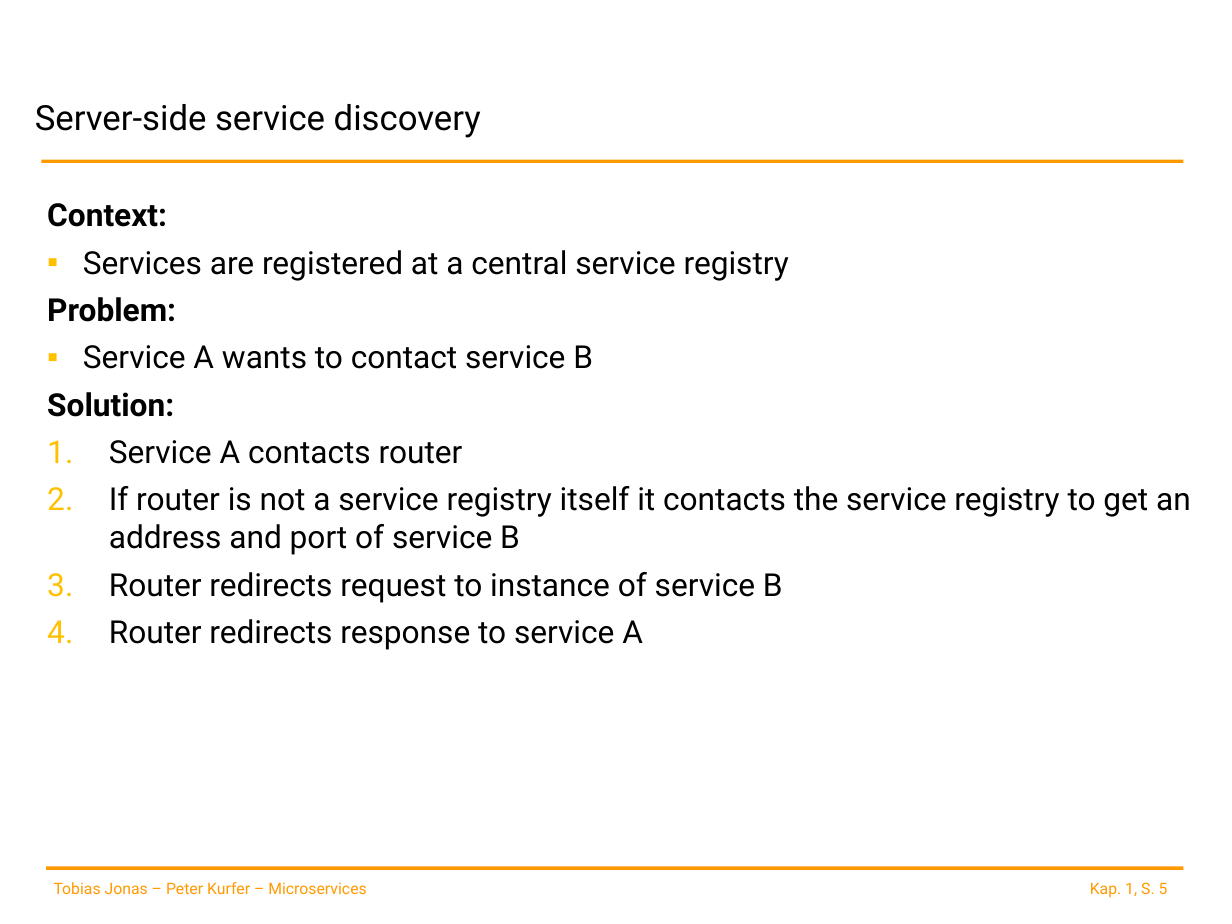
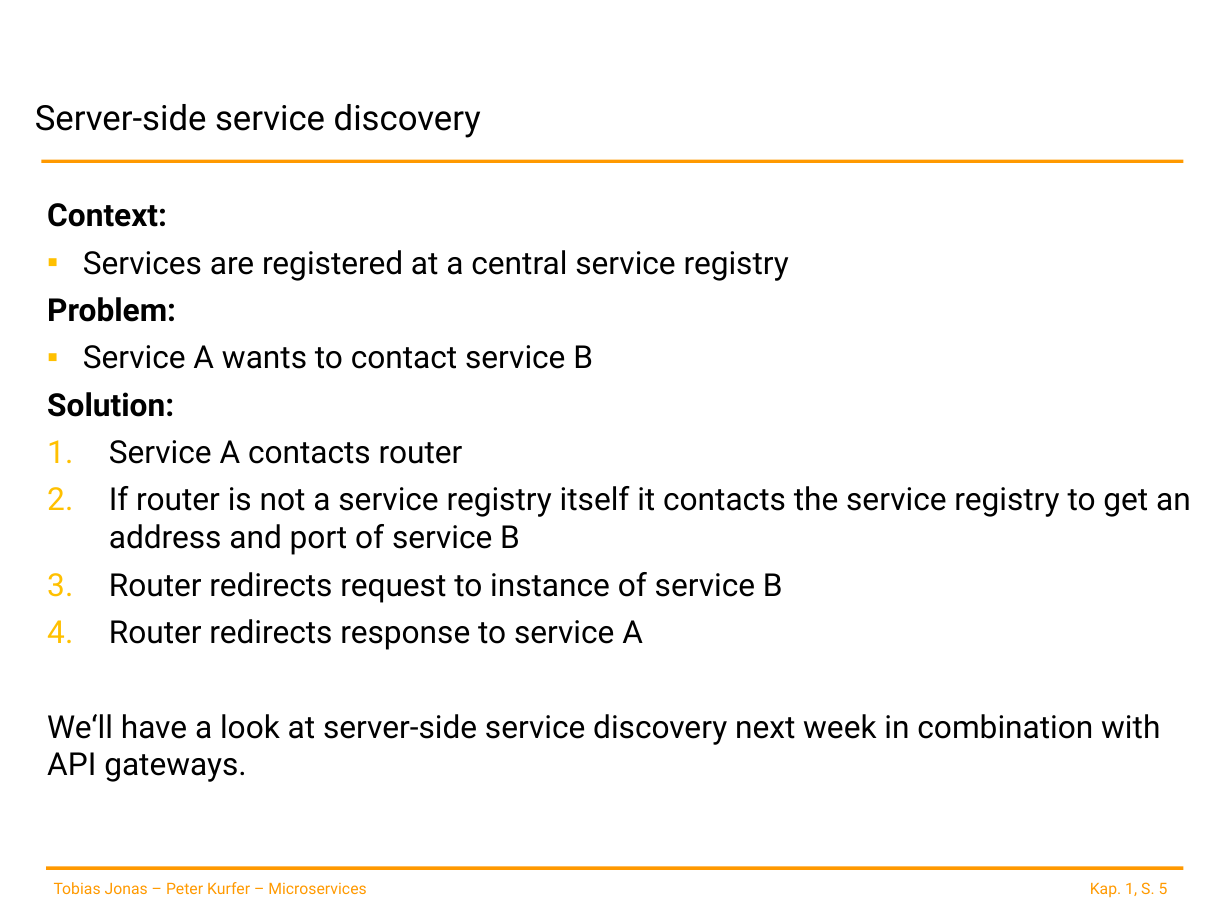
Before and after one commit to spoeck/Lectures, a slide deck: slide 5 of 04-Service_Discovery-APIGateways/01-Service_Discovery.pptx. Drawn at 1232x924 pixels with LibreOffice and Linux fonts; fonts in the diff are those of the drawing; background and template pictures are left out. Boxes give left, top, right and bottom in pixels: in the first picture for what was removed or moved away, otherwise in the second. Text is boxed around its words. In the diff, an @@ line names an element or a change of style, - is before the commit and + after.

```diff
--- a/04-Service_Discovery-APIGateways/01-Service_Discovery.pptx
+++ b/04-Service_Discovery-APIGateways/01-Service_Discovery.pptx
@@ text at (x1=47, y1=714, x2=1160, y2=782): paragraph added @@
+We‘ll have a look at server-side service discovery next week in combination with API gateways.
```
Also in this commit, not shown: 1 other slide changed, 1 slide added, 1 other file.
